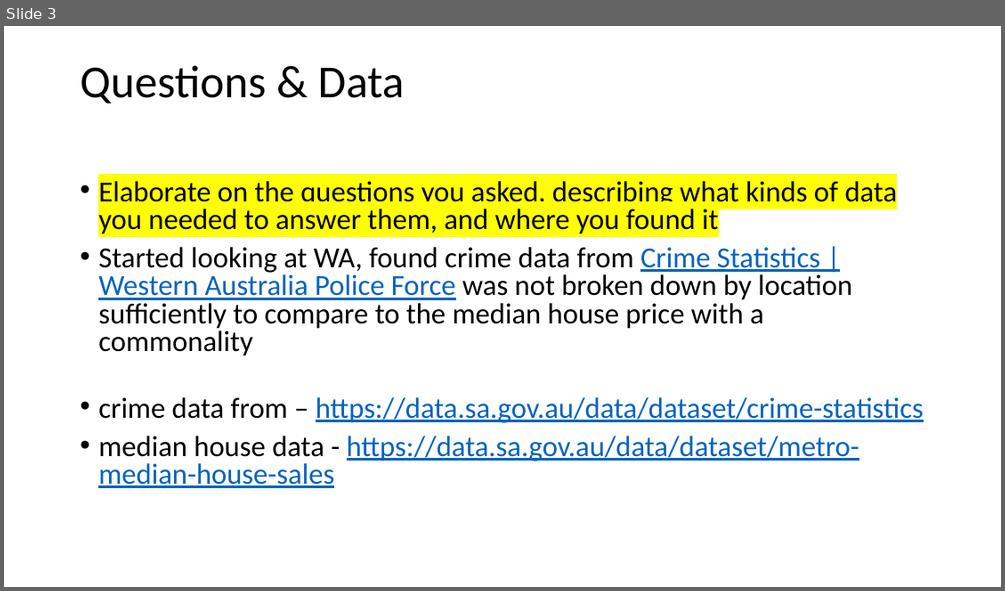
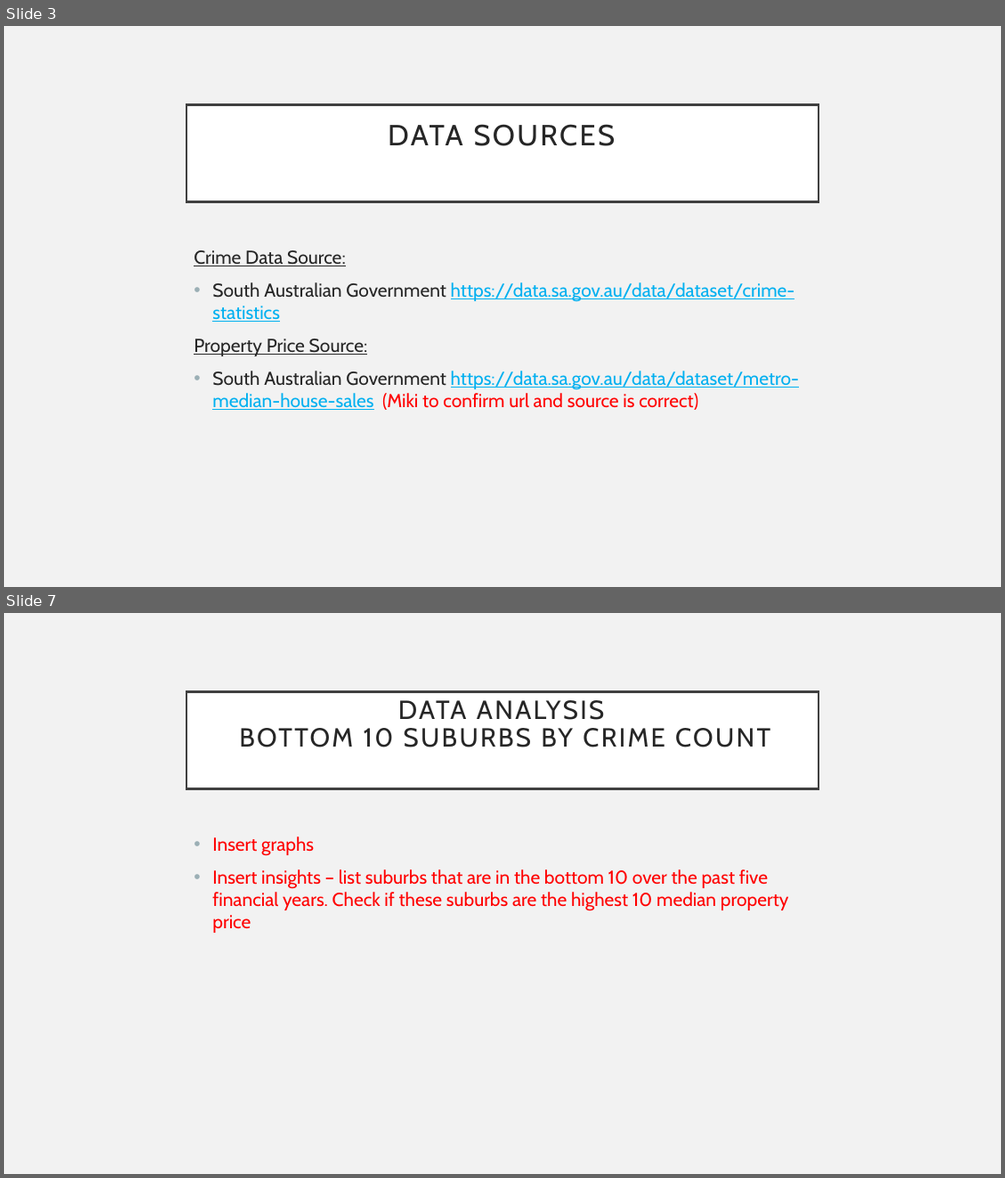
Before and after one commit to Sprettle/Chevrolet-Chilis, a slide deck: Project 1 Presentation.pptx. Shown one above the other, each under a label of ours: slide 3 before the commit, slides 3 and 7 after it; the slides between them are not shown. The pictures are 1005x591 and 1005x1178 pixels, drawn with LibreOffice and Linux fonts; fonts in the diff are those of the drawing. Boxes give left, top, right and bottom in pixels: in the first picture for what was removed or moved away, otherwise in the second. Text is boxed around its words. In the diff, an @@ line names an element or a change of style, - is before the commit and + after.

```diff
--- a/Project 1 Presentation.pptx
+++ b/Project 1 Presentation.pptx
@@ slide 7 added at bbox=[4, 613, 1001, 1174], background #F2F2F2 @@
@@ title added at bbox=[186, 691, 818, 788], fill #FFFFFF, outline #404040 2.5 pt, 25.2 pt, text #262626 @@
+DATA ANALYSIS
+BOTTOM 10 SUBURBS BY CRIME COUNT
@@ text added at bbox=[212, 836, 789, 933], 18 pt, text #FF0000 @@
+• Insert graphs
+• Insert insights – list suburbs that are in the bottom 10 over the past five financial years. Check if these suburbs are the highest 10 median property price
@@ slide 3 changed as well @@
@@ background #FFFFFF to #F2F2F2 @@
@@ title "DATA SOURCES": place and size @@
-title "DATA SOURCES" at bbox=[80, 65, 404, 103]
+title "DATA SOURCES" at bbox=[186, 104, 818, 201]
@@ title "DATA SOURCES" at bbox=[186, 104, 818, 201]: fill none to #FFFFFF; outline none to #404040 2.5 pt @@
@@ title at bbox=[388, 124, 615, 146]: text changed; size 44 to 28 pt; font Calibri to Cabin; text colour #000000 to #262626 @@
-Questions & Data
+DATA SOURCES
@@ text at bbox=[194, 250, 799, 410]: text changed; size 28 to 18 pt; font Calibri to Cabin; text colour #000000 to #00B0F0 @@
-• Elaborate on the questions you asked, describing what kinds of data you needed to answer them, and where you found it
-• Started looking at WA, found crime data from Crime Statistics | Western Australia Police Force was not broken down by location sufficiently to compare to the median house price with a commonality
-• crime data from – https://data.sa.gov.au/data/dataset/crime-statistics
-• median house data - https://data.sa.gov.au/data/dataset/metro-median-house-sales
+Crime Data Source:
+• South Australian Government https://data.sa.gov.au/data/dataset/crime-statistics
+Property Price Source:
+• South Australian Government https://data.sa.gov.au/data/dataset/metro-median-house-sales (Miki to confirm url and source is correct)
```
Also in this commit, not shown: 4 other slides changed, 8 other slides added, 5 slides removed, 1 other file.
